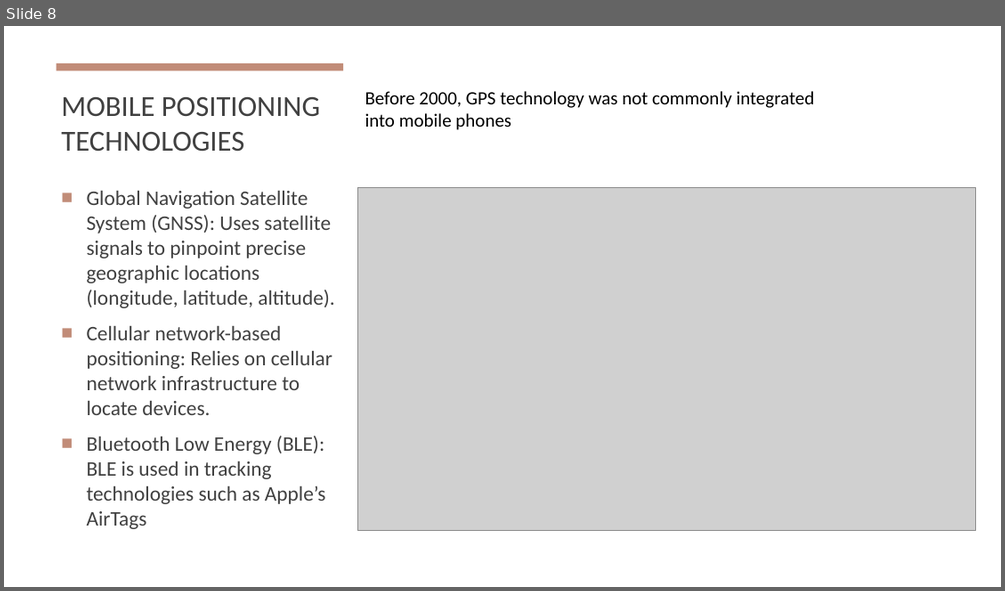
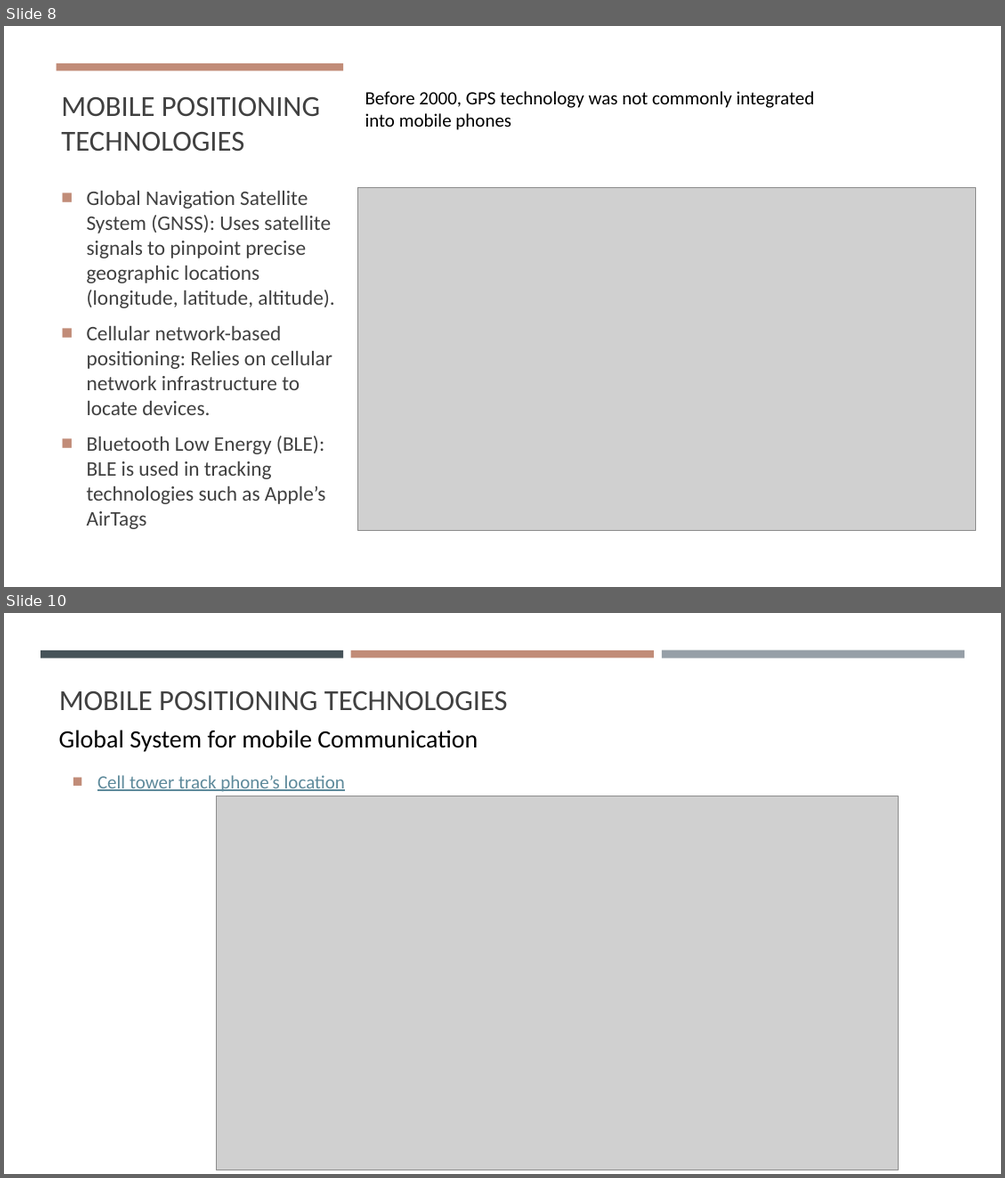
Before and after one commit to gisynw/Field_Techniques, a slide deck: docs/Lectures/Week02/Week02_Intro_To_Field_Technologies.pptx. Shown one above the other, each under a label of ours: slide 8 before the commit, slides 8 and 10 after it; the slides between them are not shown. The pictures are 1005x591 and 1005x1178 pixels, drawn with LibreOffice and Linux fonts; fonts in the diff are those of the drawing; grey boxes stand for pictures. Boxes give left, top, right and bottom in pixels: in the first picture for what was removed or moved away, otherwise in the second. Text is boxed around its words. In the diff, an @@ line names an element or a change of style, - is before the commit and + after.

```diff
--- a/docs/Lectures/Week02/Week02_Intro_To_Field_Technologies.pptx
+++ b/docs/Lectures/Week02/Week02_Intro_To_Field_Technologies.pptx
@@ slide 10 added at (4, 613, 1001, 1174), background #FFFFFF @@
@@ rectangle added at (40, 650, 343, 657), fill #465359 @@
@@ rectangle added at (351, 650, 654, 657), fill #C18C78 @@
@@ rectangle added at (662, 650, 964, 658), fill #969FA7 @@
@@ title added at (59, 691, 508, 710), 28 pt, text #404040 @@
+MOBILE POSITIONING TECHNOLOGIES
@@ text added at (59, 730, 477, 752), 24 pt, text #000000 @@
+Global System for mobile Communication
@@ text added at (97, 775, 345, 792), 18 pt, text #5E8A9B, underline @@
+■ Cell tower track phone’s location
@@ picture added at (217, 796, 898, 1170) @@
```
Also in this commit, not shown: 12 slides changed, 5 other slides added, 3 slides removed.
